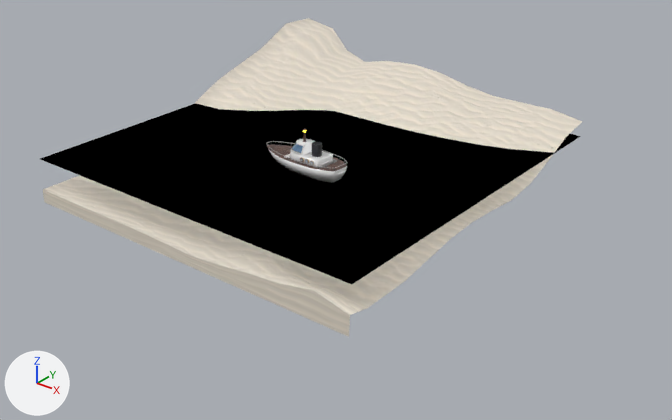
A saved change to the Blender file assets/blender_water_simulation.blend.
The view is the same before and after, from a 50 mm camera at (30.9, -37.1, 20.6) aimed at (2.8, -1.9, -1.2). Every picture has the same lights, and +X, +Y and +Z are marked at lower left.

Names of what the first picture shows: 'Sand', 'Ship', 'Water'.
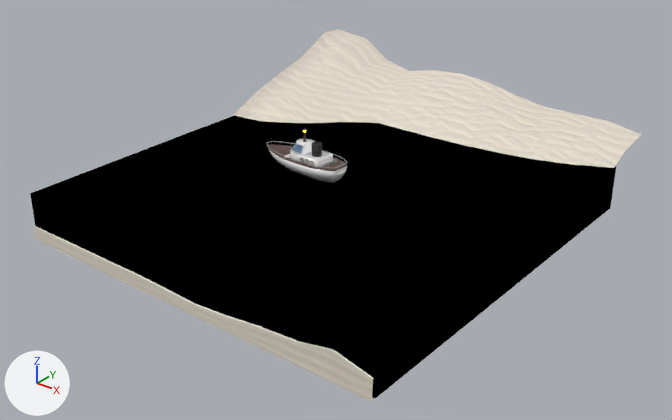
Commit message: Extend water and sand

Diff of the bpy script that builds the scene:
```diff
--- a/assets/blender_water_simulation.blend.py
+++ b/assets/blender_water_simulation.blend.py
@@ me_plane_003 @@
 me_plane_003.from_pydata(...)  # 167 vertices, 143 faces; spans x -1.4..1.41, y -1.42..1.56, z -0.1..0.67
 # used by ob_sand; location = (-0.02, -0.01, -0.64); scale = (7.59, 7.59, 7.59)
+# me_plane_003 part 1: all 89 vertices in x -1.4..1.41, y -1.42..-0.12, z -0.1..0.17 are scaled about their middle by (1, 1.2, 1), then moved by (0.0, -0.26, 0.0)
+# me_plane_003 part 2: all 13 vertices in x -1.4..1.41, y 1.41..1.56, z -0.1..0.66 are scaled about their middle by (1, 0.0643, 1), then moved by (0.0, -0.05, 0.0)
 me_plane_003.materials.append(mat_sand)
@@ me_plane_002 @@
 # used by ob_water; location = (0.0, 0.0, 1.18); scale = (8.76, 8.76, 8.76)
-me_plane_002.from_pydata(...)  # 1981 vertices, 1892 faces; spans x -1.21..1.22, y -1.23..1.2, z 0.0
+me_plane_002.from_pydata(...)  # 2201 vertices, 2113 faces; spans x -1.21..1.22, y -1.23..1.2, z -0.28..0.0
+# me_plane_002 part 3
+# 4 vertices are added at (-1.2, 0.98, -0.28), (-1.2, 1.04, -0.28), (-1.2, 1.09, -0.28), (-1.2, 1.15, -0.28)
+# 154 new vertices lie (0.0, 0.0, -0.28) away from vertices in x -1.21..1.22, y -1.23..1.2, z 0.0
+# 14 new vertices lie (-0.06, 0.0, 0.0) away from vertices in x -1.1, y 0.21..0.93, z 0.0
+# 21 new vertices lie (-0.05, 0.0, 0.0) away from vertices in x -1.16..-1.05, y 0.15..1.2, z -0.28..0.0
+# 15 new vertices lie (0.0, 0.0, -0.28) away from vertices in x -1.21, y 0.15..0.93, z 0.0
+# 6 new vertices lie (-0.06, 0.0, 0.0) away from vertices in x -1.1, y 0.98..1.2, z -0.28..0.0
+# 6 new vertices lie (-0.04, 0.0, 0.0) away from vertices in x -1.16, y 0.98..1.2, z -0.28..0.0
+# 221 new faces join them
 me_plane_002.materials.append(mat_water)
@@ ob_sand @@
 ob_sand = bpy.data.objects.new('Sand', me_plane_003)
-ob_sand.location = (-0.02, -0.01, -0.64)
+ob_sand.location = (3.39, -0.01, -0.64)
 ob_sand.scale = (7.59, 7.59, 7.59)
@@ ob_water @@
 ob_water = bpy.data.objects.new('Water', me_plane_002)
-ob_water.location = (0.0, 0.0, 1.18)
+ob_water.location = (3.41, -2.92, 1.18)
 ob_water.scale = (8.76, 8.76, 8.76)
```

Boxes (x1, y1, x2, y2) around the edits, measured in the pictures (672 x 420 px; the box of a moved part takes in the faces that stretch with it):
'Water', reshaped, moved (8% wider, 56% taller): before (40, 104, 581, 284); after (30, 116, 616, 398)
'Sand', reshaped, moved (13% wider, 17% taller): before (43, 18, 582, 337); after (34, 29, 642, 402)
part 1 of me_plane_003, moved or reshaped: before (43, 101, 492, 337); after (34, 112, 374, 402)
part 2 of me_plane_003, moved or reshaped: before (287, 18, 582, 137); after (326, 29, 642, 151)
part 3 of me_plane_002, added (black): after (30, 116, 616, 398)
